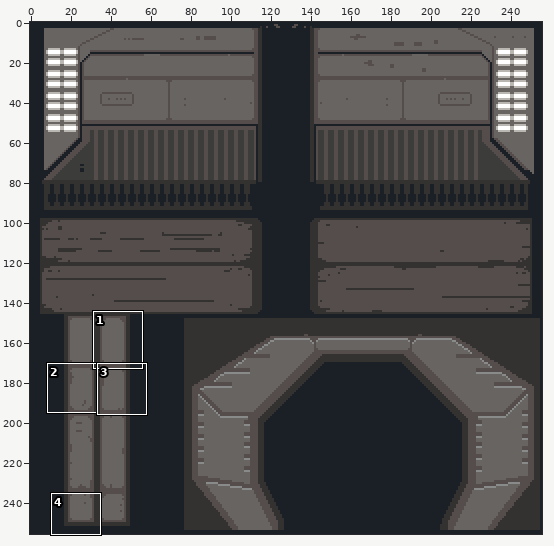
Pixel-art file: rubens-psx-engine/Content/corridor_wall.aseprite. The first picture is a wide view before the edit; the outline marks the close-up.
Close-up. The starting point:
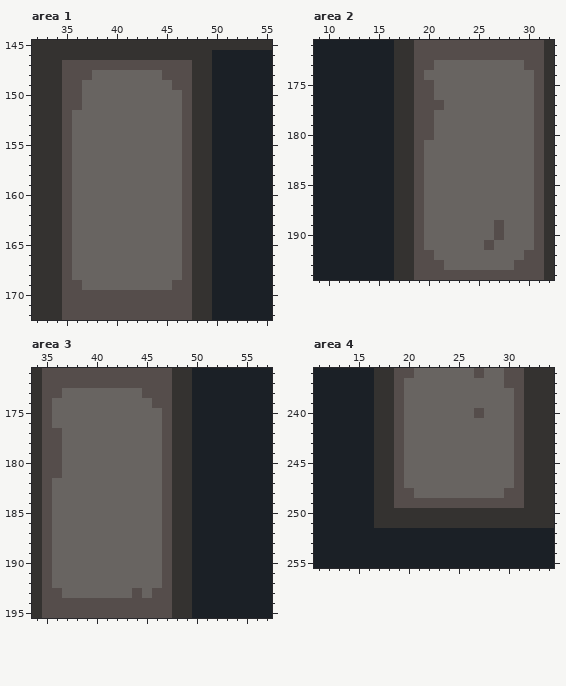
256x256 pixels, 1 frame. Shown: area 1: x 32..55, y 145..172; area 2: x 9..32, y 171..194; area 3: x 34..57, y 171..195; area 4: x 11..34, y 236..255. The commit also changed other parts of the picture, which this record leaves out.
After:
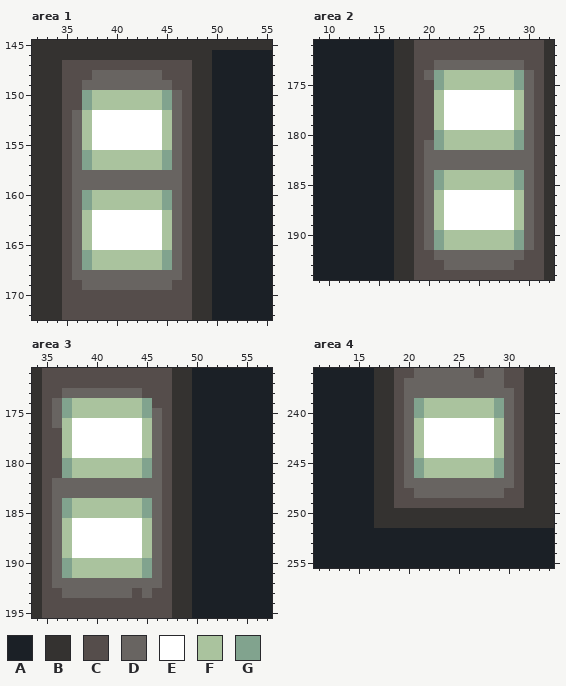
Palette (. is transparent): A #1b2026  B #343230  C #554d4b  D #686461  E #ffffff  F #aac39e  G #81a38e
Edits made:
layer "main_diffuse" added
layer "Layer 3" removed
Changed rows in their new state; - is an unchanged pixel.
Area 1, layer "main_diffuse":
first column x 37:
150 GFFFFFFFG
151 GFFFFFFFG
152 FEEEEEEEF
153 FEEEEEEEF
154 FEEEEEEEF
155 FEEEEEEEF
156 GFFFFFFFG
157 GFFFFFFFG
160 GFFFFFFFG
161 GFFFFFFFG
162 FEEEEEEEF
163 FEEEEEEEF
164 FEEEEEEEF
165 FEEEEEEEF
166 GFFFFFFFG
167 GFFFFFFFG
Area 2, layer "main_diffuse":
first column x 21:
174 GFFFFFFFG
175 GFFFFFFFG
176 FEEEEEEEF
177 FEEEEEEEF
178 FEEEEEEEF
179 FEEEEEEEF
180 GFFFFFFFG
181 GFFFFFFFG
184 GFFFFFFFG
185 GFFFFFFFG
186 FEEEEEEEF
187 FEEEEEEEF
188 FEEEEEEEF
189 FEEEEEEEF
190 GFFFFFFFG
191 GFFFFFFFG
Area 3, layer "main_diffuse":
first column x 37:
174 GFFFFFFFG
175 GFFFFFFFG
176 FEEEEEEEF
177 FEEEEEEEF
178 FEEEEEEEF
179 FEEEEEEEF
180 GFFFFFFFG
181 GFFFFFFFG
184 GFFFFFFFG
185 GFFFFFFFG
186 FEEEEEEEF
187 FEEEEEEEF
188 FEEEEEEEF
189 FEEEEEEEF
190 GFFFFFFFG
191 GFFFFFFFG
Area 4, layer "main_diffuse":
first column x 21:
239 GFFFFFFFG
240 GFFFFFFFG
241 FEEEEEEEF
242 FEEEEEEEF
243 FEEEEEEEF
244 FEEEEEEEF
245 GFFFFFFFG
246 GFFFFFFFG
Boxes around the changes in both close-ups, in picture pixels (x1, y1, x2, y2):
changed: (82, 90, 172, 270)
changed: (434, 70, 524, 250)
changed: (62, 398, 152, 578)
changed: (414, 398, 504, 478)
